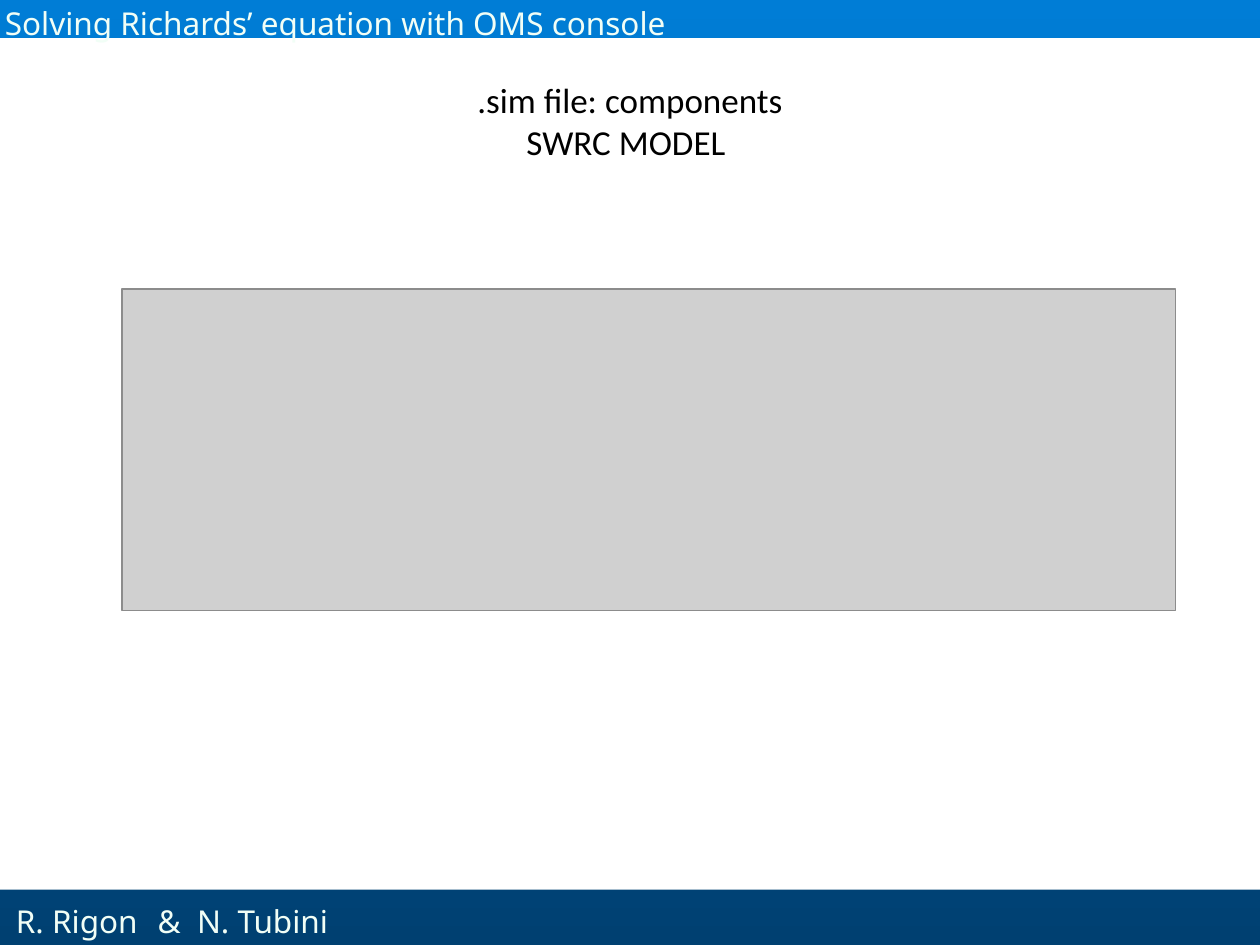
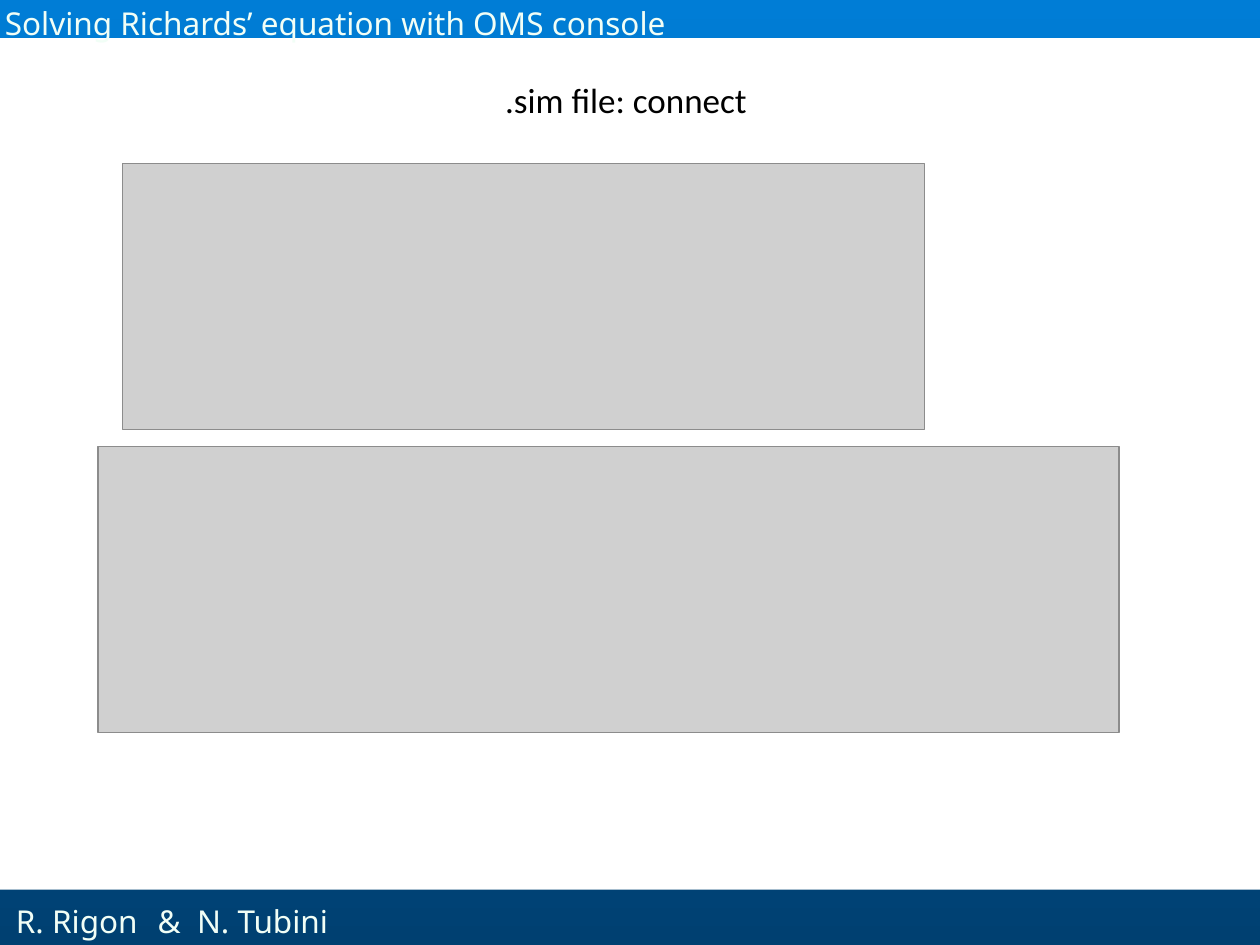
Before and after one commit to GEOframeOMSProjects/OMS_Project_Richards1D, a slide deck: slide 34 of Materials/Richards_English.pptx (slide 6 before the commit). Drawn at 1260x945 pixels with LibreOffice and Linux fonts; fonts in the diff are those of the drawing; grey boxes stand for pictures; background and template pictures are left out. Boxes give left, top, right and bottom in pixels: in the first picture for what was removed or moved away, otherwise in the second. Text is boxed around its words. In the diff, an @@ line names an element or a change of style, - is before the commit and + after.

```diff
--- a/Materials/Richards_English.pptx
+++ b/Materials/Richards_English.pptx
@@ text at [505,88,747,114]: text changed @@
-.sim file: components
-SWRC MODEL
+.sim file: connect
@@ picture: place and size @@
-picture at [122,289,1176,610]
+picture at [122,164,925,430]
@@ picture added at [98,446,1119,732] @@
```
Also in this commit, not shown: 12 other slides changed, 26 slides added, 20 slides removed.
